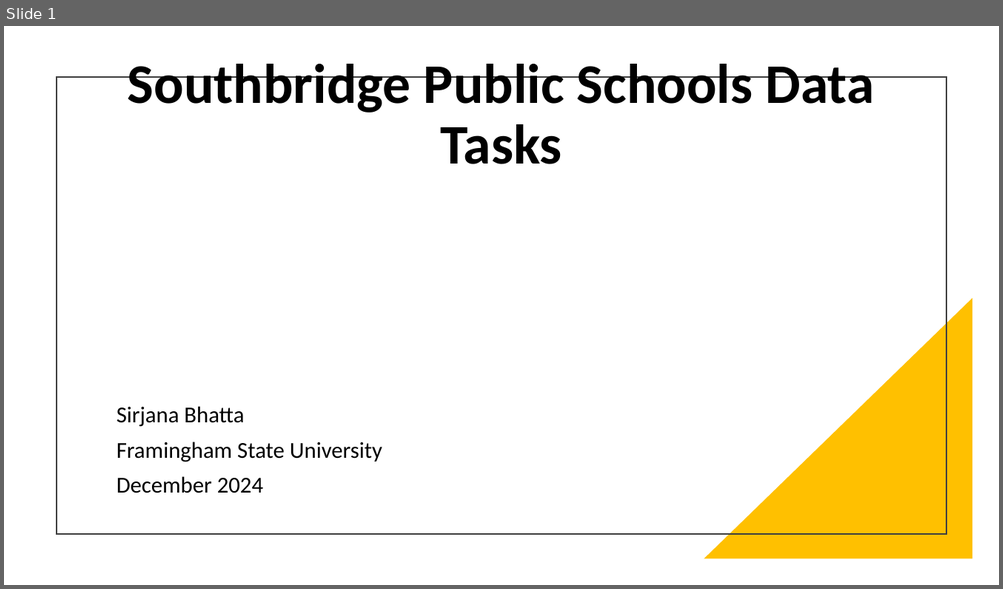
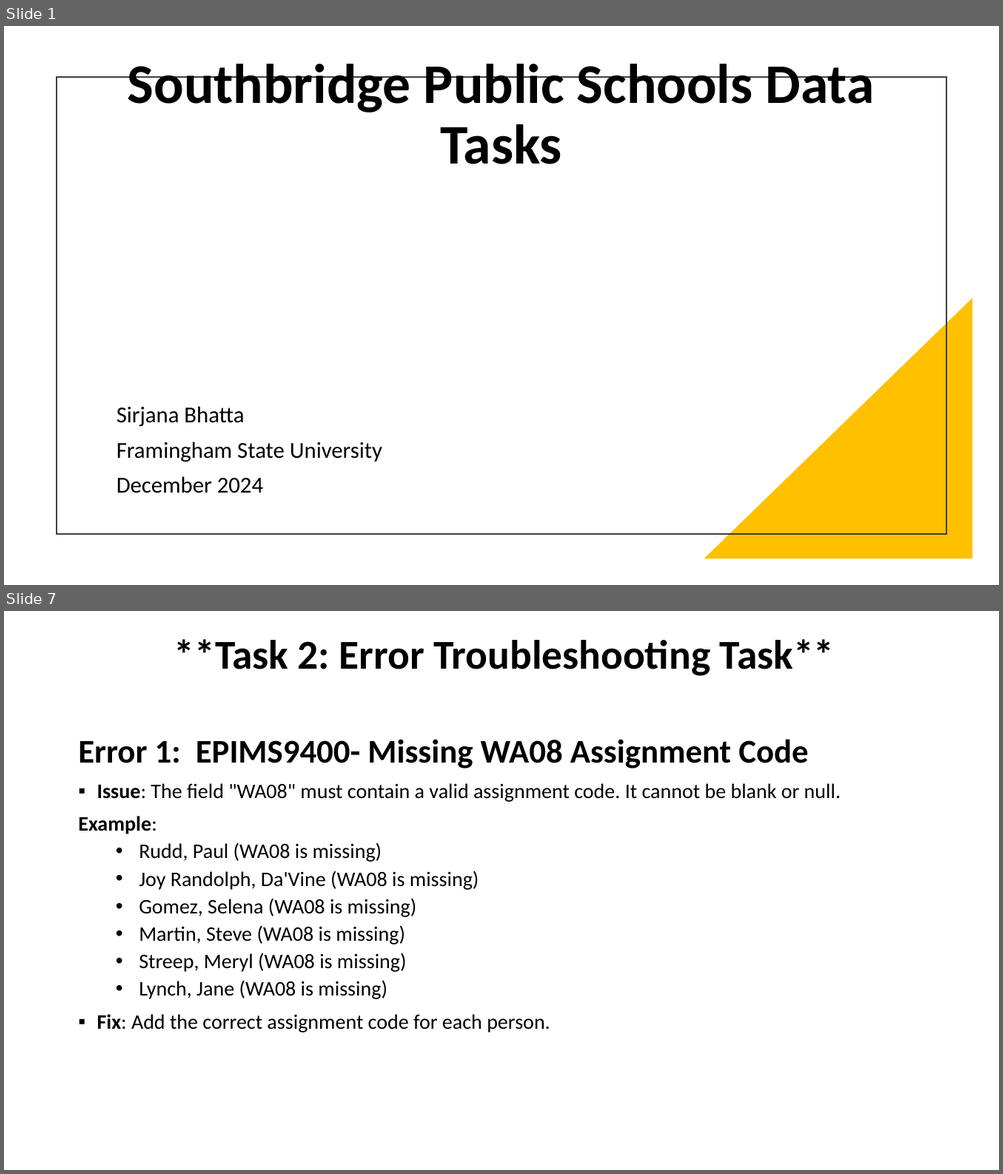
Before and after one commit to sirjanabhatta06/Southbridge-Public-Schools-Tasks, a slide deck: SirjanaBhatta-SouthbridgePublicSchools.pptx. Shown one above the other, each under a label of ours: slide 1 before the commit, slides 1 and 7 after it; the slides between them are not shown. The pictures are 1003x589 and 1003x1174 pixels, drawn with LibreOffice and Linux fonts; fonts in the diff are those of the drawing. Boxes give left, top, right and bottom in pixels: in the first picture for what was removed or moved away, otherwise in the second. Text is boxed around its words. In the diff, an @@ line names an element or a change of style, - is before the commit and + after.

```diff
--- a/SirjanaBhatta-SouthbridgePublicSchools.pptx
+++ b/SirjanaBhatta-SouthbridgePublicSchools.pptx
@@ slide 7 added at (4,611,999,1170), background #FFFFFF @@
@@ title added at (174,639,834,676), 39.6 pt, text #000000, bold @@
+**Task 2: Error Troubleshooting Task**
@@ text added at (78,739,840,1033), 20 pt, text #000000 @@
+Error 1: EPIMS9400- Missing WA08 Assignment Code
+▪ Issue: The field "WA08" must contain a valid assignment code. It cannot be blank or null.
+Example:
+  • Rudd, Paul (WA08 is missing)
+  • Joy Randolph, Da'Vine (WA08 is missing)
+  • Gomez, Selena (WA08 is missing)
+  • Martin, Steve (WA08 is missing)
+  • Streep, Meryl (WA08 is missing)
+  • Lynch, Jane (WA08 is missing)
+▪ Fix: Add the correct assignment code for each person.
```
Also in this commit, not shown: 5 slides changed, 3 other slides added, 3 slides removed, 2 other files.
